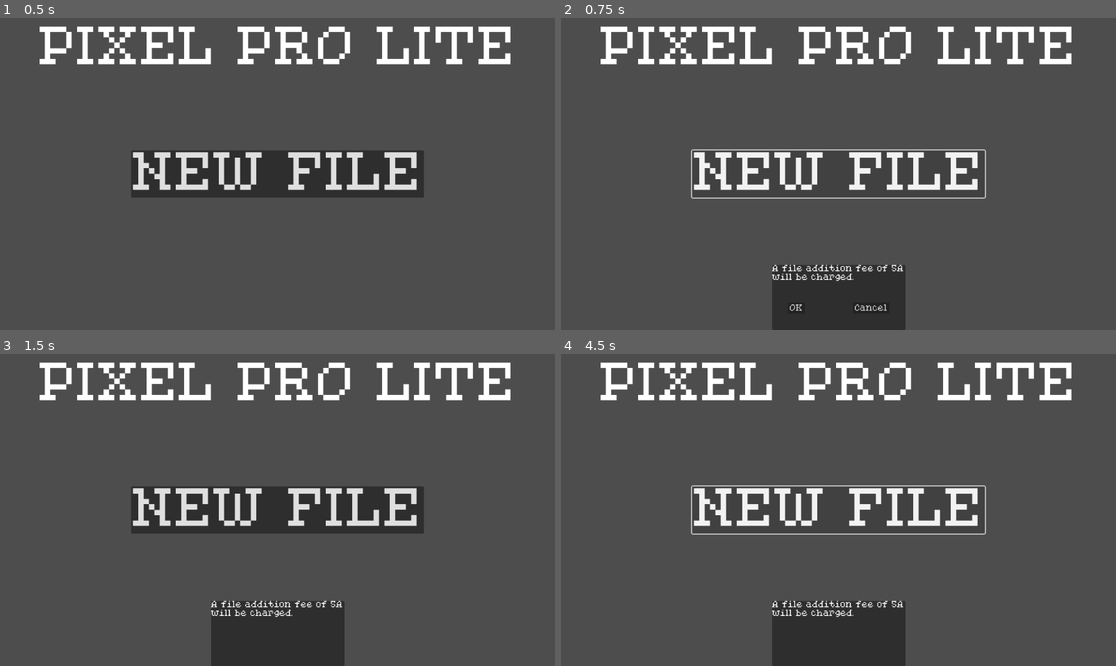
Above: before the commit, frames 1-4 (two rows, left to right).
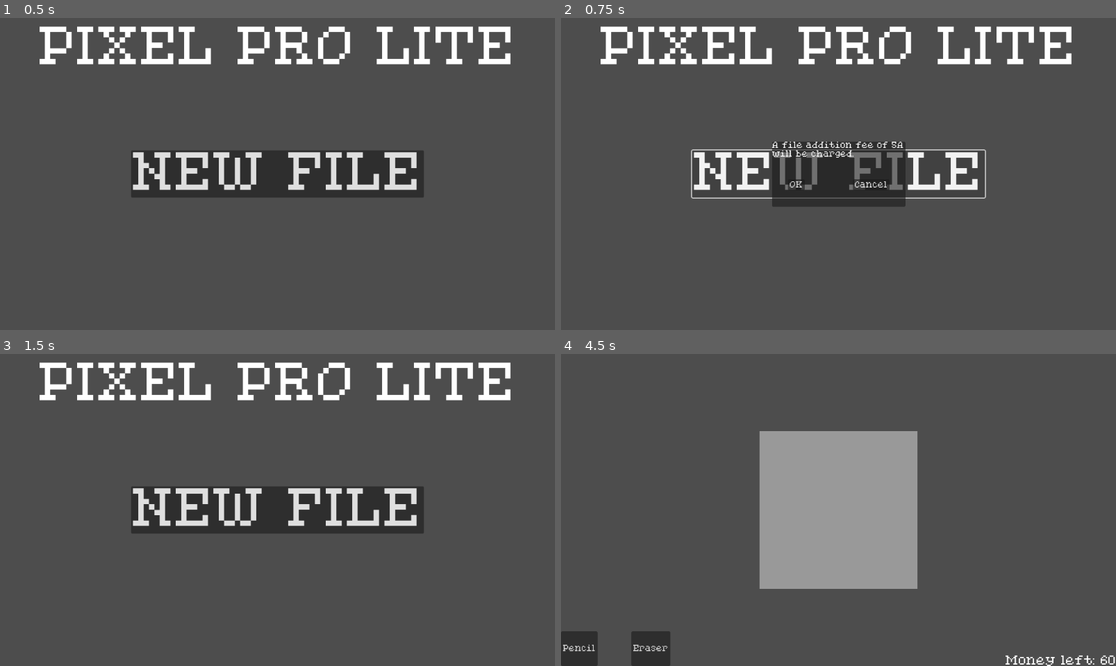
Above: after the commit, the same moments.

Repository: CodeOS99/PixelProLite
Game: Godot game, scene res://scenes/main_menu.tscn
The game is run twice, just before and just after one commit, with the same random seed, the same clock (stepped at 60 frames per second) and the same inputs.
Inputs (mouse positions are in pixels of both pictures, inside the frame that each line leads up to):
- Up to frame 1 (0.5 s): no input
- Up to frame 2 (0.75 s): click "NEW FILE" at 0.5 s
- Up to frame 3 (1.5 s): click "Cancel" at 1.25 s
- Up to frame 4 (4.5 s): click "NEW FILE" at 2 s; click (794, 519) at 2.75 s, where only the run after the commit has a clickable "OK"; click (705, 422) at 3.5 s, where only the run after the commit has a clickable "YES"; click "NEW FILE" (after the commit: "CREATE FILE") at 4.25 s

Frame 1 is identical in both runs. In frame 2, 7.5% of the frame differs, in the area x 38-63%, y 39-100%; in frame 3, 4.9%; in frame 4, 26%, in the area x 0-100%, y 2-100%.

Commit message:
Added a popup node to use some place instead of the paywall

Diff:
--- a/scenes/create_new_file.tscn
+++ b/scenes/create_new_file.tscn
@@ -1,6 +1,7 @@
-[gd_scene load_steps=4 format=3 uid="uid://crscrojno6pg3"]
+[gd_scene load_steps=5 format=3 uid="uid://crscrojno6pg3"]
 
 [ext_resource type="PackedScene" uid="uid://dekfd7elubhco" path="res://scenes/up_down_controlled_value.tscn" id="1_7jptm"]
+[ext_resource type="PackedScene" uid="uid://c3auimvay4uhp" path="res://scenes/money_label.tscn" id="1_w4msl"]
 [ext_resource type="PackedScene" uid="uid://blonb44a54jmh" path="res://scenes/pay_wall.tscn" id="2_7t6lt"]
 [ext_resource type="Script" path="res://scripts/create_file_button.gd" id="3_xd3o8"]
 
@@ -11,6 +12,20 @@
 anchor_bottom = 1.0
 grow_horizontal = 2
 grow_vertical = 2
+
+[node name="MoneyLabel" parent="." instance=ExtResource("1_w4msl")]
+layout_mode = 1
+anchors_preset = 3
+anchor_left = 1.0
+anchor_top = 1.0
+anchor_right = 1.0
+anchor_bottom = 1.0
+offset_left = -40.0
+offset_top = -15.0
+offset_right = 0.0
+offset_bottom = 0.0
+grow_horizontal = 0
+grow_vertical = 0
 
 [node name="Resolution" type="Control" parent="."]
 anchors_preset = 0
--- a/scenes/main_draw_area.tscn
+++ b/scenes/main_draw_area.tscn
@@ -1,5 +1,6 @@
-[gd_scene load_steps=4 format=3 uid="uid://crqjrd446jcyy"]
+[gd_scene load_steps=5 format=3 uid="uid://crqjrd446jcyy"]
 
+[ext_resource type="PackedScene" uid="uid://c3auimvay4uhp" path="res://scenes/money_label.tscn" id="1_da0tx"]
 [ext_resource type="Script" path="res://scripts/drawing.gd" id="1_fhym6"]
 [ext_resource type="Script" path="res://scripts/pencil_button.gd" id="2_27bku"]
 [ext_resource type="Script" path="res://scripts/eraser_button.gd" id="3_73k8m"]
@@ -11,6 +12,20 @@
 anchor_bottom = 1.0
 grow_horizontal = 2
 grow_vertical = 2
+
+[node name="MoneyLabel" parent="." instance=ExtResource("1_da0tx")]
+layout_mode = 1
+anchors_preset = 3
+anchor_left = 1.0
+anchor_top = 1.0
+anchor_right = 1.0
+anchor_bottom = 1.0
+offset_left = -163.0
+offset_top = -22.0
+offset_right = 0.0
+offset_bottom = 0.0
+grow_horizontal = 0
+grow_vertical = 0
 
 [node name="Drawing" type="Control" parent="."]
 layout_mode = 1
@@ -46,6 +61,7 @@
 offset_top = -72.0
 grow_horizontal = 2
 grow_vertical = 0
+theme_override_constants/separation = 70
 
 [node name="PencilButton" type="Button" parent="HBoxContainer"]
 layout_mode = 2
--- a/scenes/main_menu.tscn
+++ b/scenes/main_menu.tscn
@@ -1,9 +1,8 @@
-[gd_scene load_steps=5 format=3 uid="uid://xr8gdnf18lha"]
+[gd_scene load_steps=4 format=3 uid="uid://xr8gdnf18lha"]
 
-[ext_resource type="Script" path="res://scripts/ok_button.gd" id="1_4o5b1"]
+[ext_resource type="Script" path="res://scripts/main_menu.gd" id="1_cqh6c"]
 [ext_resource type="Script" path="res://scripts/new_file_button.gd" id="1_s1bc6"]
-[ext_resource type="Script" path="res://scripts/cancel_button.gd" id="2_eyng7"]
-[ext_resource type="Script" path="res://scripts/new_file_fee_confirmation.gd" id="2_icbwt"]
+[ext_resource type="PackedScene" uid="uid://cyc3fr8p5vf5" path="res://scenes/popup.tscn" id="2_4yqqy"]
 
 [node name="MainMenu" type="Control"]
 layout_mode = 3
@@ -12,6 +11,7 @@
 anchor_bottom = 1.0
 grow_horizontal = 2
 grow_vertical = 2
+script = ExtResource("1_cqh6c")
 
 [node name="NewFileButton" type="Button" parent="."]
 layout_mode = 1
@@ -43,51 +43,16 @@
 theme_override_font_sizes/font_size = 100
 text = "PIXEL PRO LITE"
 
-[node name="NewFileFeeConfirmation" type="PanelContainer" parent="."]
+[node name="NewFileFeeConfirmation" parent="." instance=ExtResource("2_4yqqy")]
 visible = false
 layout_mode = 1
-anchors_preset = 7
-anchor_left = 0.5
-anchor_top = 1.0
-anchor_right = 0.5
-anchor_bottom = 1.0
-offset_left = -138.5
-offset_top = -135.0
-offset_right = 138.5
-grow_horizontal = 2
-grow_vertical = 0
-script = ExtResource("2_icbwt")
-
-[node name="VBoxContainer" type="VBoxContainer" parent="NewFileFeeConfirmation"]
-layout_mode = 2
-theme_override_constants/separation = 45
-
-[node name="Label" type="Label" parent="NewFileFeeConfirmation/VBoxContainer"]
-layout_mode = 2
-text = "A file addition fee of 5A
-will be charged."
-
-[node name="HBoxContainer" type="HBoxContainer" parent="NewFileFeeConfirmation/VBoxContainer"]
-layout_mode = 2
-theme_override_constants/separation = 100
-alignment = 1
-
-[node name="OkButton" type="Button" parent="NewFileFeeConfirmation/VBoxContainer/HBoxContainer"]
-layout_mode = 2
-size_flags_horizontal = 4
-size_flags_vertical = 4
-theme_override_font_sizes/font_size = 0
-text = "OK"
-script = ExtResource("1_4o5b1")
-
-[node name="CancelButton" type="Button" parent="NewFileFeeConfirmation/VBoxContainer/HBoxContainer"]
-layout_mode = 2
-text = "Cancel
-"
-script = ExtResource("2_eyng7")
+anchors_preset = 8
+anchor_top = 0.5
+anchor_bottom = 0.5
+offset_top = -67.5
+offset_bottom = 67.5
+grow_vertical = 2
 
 [connection signal="pressed" from="NewFileButton" to="NewFileButton" method="_on_pressed"]
-[connection signal="mouse_entered" from="NewFileFeeConfirmation" to="NewFileFeeConfirmation" method="_on_mouse_entered"]
-[connection signal="mouse_exited" from="NewFileFeeConfirmation" to="NewFileFeeConfirmation" method="_on_mouse_exited"]
-[connection signal="pressed" from="NewFileFeeConfirmation/VBoxContainer/HBoxContainer/OkButton" to="NewFileFeeConfirmation/VBoxContainer/HBoxContainer/OkButton" method="_on_pressed"]
-[connection signal="pressed" from="NewFileFeeConfirmation/VBoxContainer/HBoxContainer/CancelButton" to="NewFileFeeConfirmation/VBoxContainer/HBoxContainer/CancelButton" method="_on_pressed"]
+[connection signal="cancel_pressed" from="NewFileFeeConfirmation" to="." method="_on_new_file_fee_confirmation_cancel_pressed"]
+[connection signal="ok_pressed" from="NewFileFeeConfirmation" to="." method="_on_new_file_fee_confirmation_ok_pressed"]
--- /dev/null
+++ b/scenes/money_label.tscn
@@ -0,0 +1,10 @@
+[gd_scene load_steps=2 format=3 uid="uid://c3auimvay4uhp"]
+
+[ext_resource type="Script" path="res://scripts/money_label.gd" id="1_saq10"]
+
+[node name="MoneyLabel" type="Label"]
+offset_right = 40.0
+offset_bottom = 15.0
+theme_override_font_sizes/font_size = 24
+text = "Money: 100"
+script = ExtResource("1_saq10")
--- /dev/null
+++ b/scenes/popup.tscn
@@ -0,0 +1,47 @@
+[gd_scene load_steps=2 format=3 uid="uid://cyc3fr8p5vf5"]
+
+[ext_resource type="Script" path="res://scripts/Popup.gd" id="1_60ors"]
+
+[node name="Popup" type="PanelContainer"]
+anchors_preset = 7
+anchor_left = 0.5
+anchor_top = 1.0
+anchor_right = 0.5
+anchor_bottom = 1.0
+offset_left = -138.5
+offset_top = -135.0
+offset_right = 138.5
+grow_horizontal = 2
+grow_vertical = 0
+script = ExtResource("1_60ors")
+
+[node name="VBoxContainer" type="VBoxContainer" parent="."]
+layout_mode = 2
+theme_override_constants/separation = 45
+
+[node name="Label" type="Label" parent="VBoxContainer"]
+layout_mode = 2
+text = "A file addition fee of 5A
+will be charged."
+
+[node name="HBoxContainer" type="HBoxContainer" parent="VBoxContainer"]
+layout_mode = 2
+theme_override_constants/separation = 100
+alignment = 1
+
+[node name="OkButton" type="Button" parent="VBoxContainer/HBoxContainer"]
+layout_mode = 2
+size_flags_horizontal = 4
+size_flags_vertical = 4
+theme_override_font_sizes/font_size = 0
+text = "OK"
+
+[node name="CancelButton" type="Button" parent="VBoxContainer/HBoxContainer"]
+layout_mode = 2
+text = "Cancel
+"
+
+[connection signal="mouse_entered" from="." to="." method="_on_mouse_entered"]
+[connection signal="mouse_exited" from="." to="." method="_on_mouse_exited"]
+[connection signal="pressed" from="VBoxContainer/HBoxContainer/OkButton" to="." method="_on_ok_button_pressed"]
+[connection signal="pressed" from="VBoxContainer/HBoxContainer/CancelButton" to="." method="_on_cancel_button_pressed"]
--- a/scripts/new_file_fee_confirmation.gd
+++ b/scripts/Popup.gd
@@ -1,4 +1,7 @@
 extends PanelContainer
+
+signal ok_pressed
+signal cancel_pressed
 
 var mouse_in := false
 var mouse_pressed := false
@@ -19,3 +22,9 @@
 
 func _on_mouse_exited() -> void:
 	mouse_in = false
+
+func _on_ok_button_pressed() -> void:
+	ok_pressed.emit()
+
+func _on_cancel_button_pressed() -> void:
+	cancel_pressed.emit()
--- a/scripts/cancel_button.gd
+++ /dev/null
@@ -1,4 +0,0 @@
-extends Button
-
-func _on_pressed() -> void:
-	$"..".visible = false
--- a/scripts/eraser_button.gd
+++ b/scripts/eraser_button.gd
@@ -1,4 +1,7 @@
 extends Button
 
+var bought := false
+
 func _on_pressed() -> void:
-	Globals.drawing_mode = "ERASER"
+	if bought:
+		Globals.drawing_mode = "ERASER"
--- /dev/null
+++ b/scripts/main_menu.gd
@@ -0,0 +1,7 @@
+extends Control
+
+func _on_new_file_fee_confirmation_ok_pressed() -> void:
+	get_tree().change_scene_to_file("res://scenes/create_new_file.tscn")
+
+func _on_new_file_fee_confirmation_cancel_pressed() -> void:
+	$NewFileFeeConfirmation.visible = false
--- /dev/null
+++ b/scripts/money_label.gd
@@ -0,0 +1,4 @@
+extends Label
+
+func _process(delta: float) -> void:
+	text = "Money left: " + str(Globals.money)
--- a/scripts/ok_button.gd
+++ /dev/null
@@ -1,5 +0,0 @@
-extends Button
-
-func _on_pressed() -> void:
-	Globals.money -= 5
-	get_tree().change_scene_to_file("res://scenes/create_new_file.tscn")
--- a/scripts/pay_wall.gd
+++ b/scripts/pay_wall.gd
@@ -8,6 +8,6 @@
 
 func _on_buy_button_pressed() -> void:
 	if Globals.money >= cost_to_remove:
-		Globals.money = cost_to_remove
+		Globals.money -= cost_to_remove
 		removed.emit()
 		self.queue_free()
